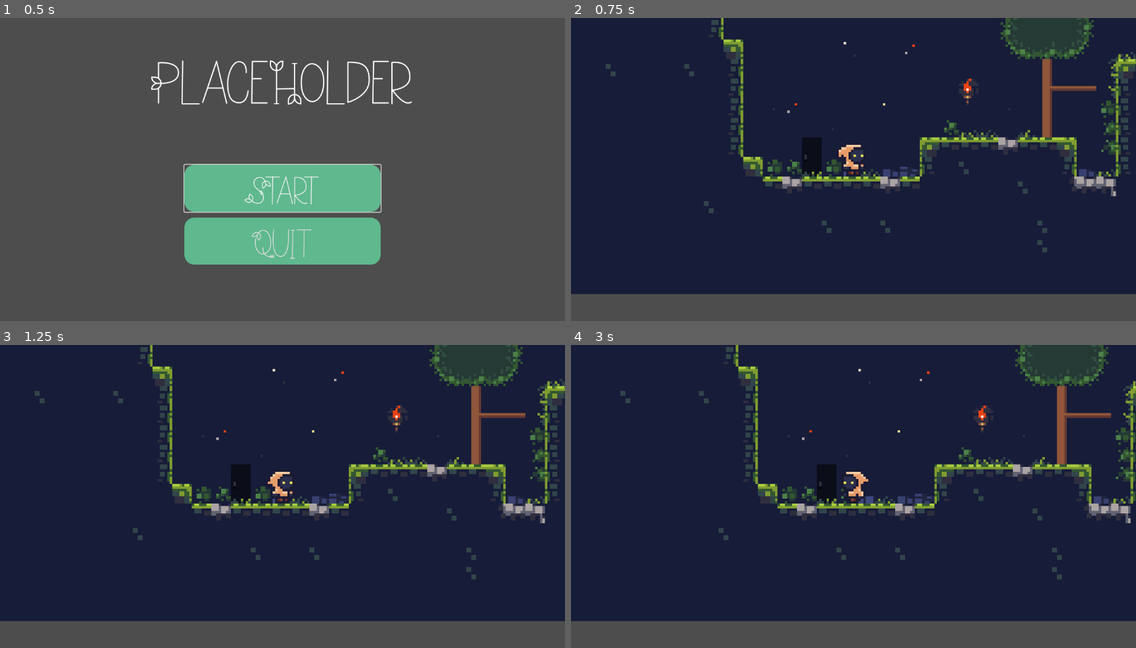
Above: before the commit, frames 1-4 (two rows, left to right).
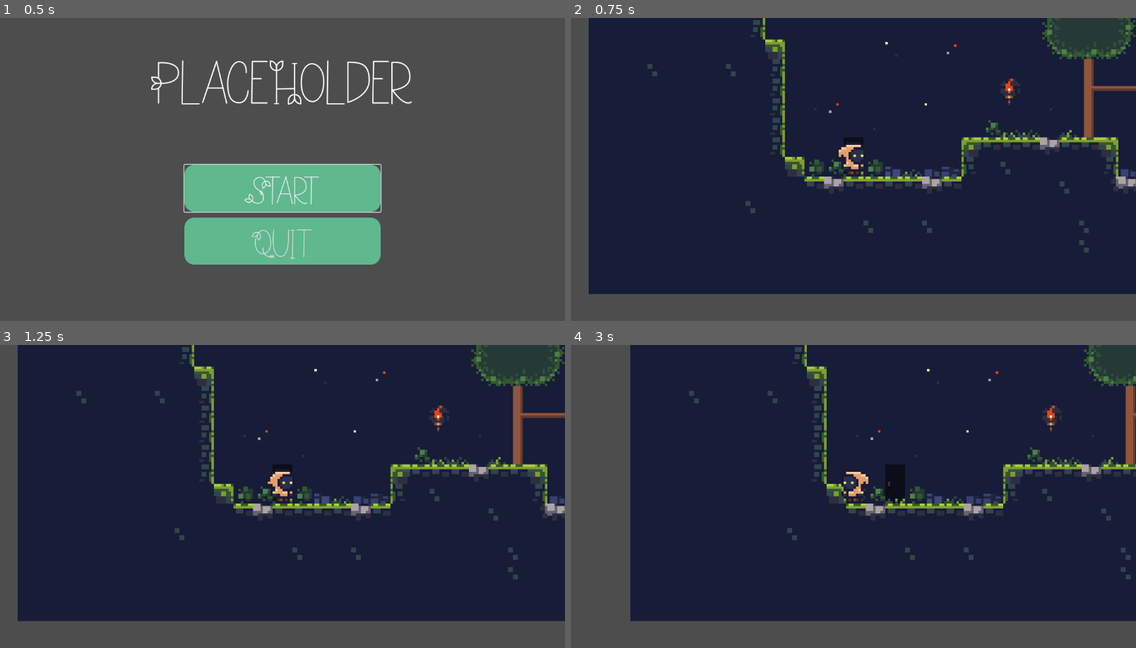
Above: after the commit, the same moments.

Repository: Kkiriya/Dingo25
Game: Godot game, scene res://scenes/menus/main_menu.tscn
Two runs of this game, one before a commit and one after it. Both use one fixed random seed, a clock stepped at 60 frames per second and the inputs below.
Inputs (mouse positions are in pixels of both pictures, inside the frame that each line leads up to):
- Up to frame 1 (0.5 s): no input
- Up to frame 2 (0.75 s): click "Start" at 0.5 s
- Up to frame 3 (1.25 s): no input
- Up to frame 4 (3 s): tap Enter (ui_accept) at 1.25, 1.52 s; move the mouse to (977, 487) at 1.27 s; hold D (right) 1.28-2 s; click (977, 487) at 1.42 s; drag from (740, 520) to (825, 566) at 2.02 s; tap R (reset level, bound only after the commit) at 2.75 s; move the mouse to (910, 432) at 2.77 s; hold A (left) from 2.78 s (still down)

Frame 1 is identical in both runs. In frame 2, 13% of the frame differs, in the area x 0-100%, y 0-92%; in frame 3, 13%; in frame 4, 20%.

Commit message:
added respawn button (r on keyboard or y on controller)

Diff:
--- a/dingo25/project.godot
+++ b/dingo25/project.godot
@@ -103,6 +103,12 @@
 , Object(InputEventJoypadButton,"resource_local_to_scene":false,"resource_name":"","device":-1,"button_index":6,"pressure":0.0,"pressed":true,"script":null)
 ]
 }
+"reset level"={
+"deadzone": 0.5,
+"events": [Object(InputEventKey,"resource_local_to_scene":false,"resource_name":"","device":-1,"window_id":0,"alt_pressed":false,"shift_pressed":false,"ctrl_pressed":false,"meta_pressed":false,"pressed":false,"keycode":0,"physical_keycode":82,"key_label":0,"unicode":114,"location":0,"echo":false,"script":null)
+, Object(InputEventJoypadButton,"resource_local_to_scene":false,"resource_name":"","device":-1,"button_index":3,"pressure":0.0,"pressed":true,"script":null)
+]
+}
 
 [internationalization]
 
--- a/dingo25/scenes/level/level_1.tscn
+++ b/dingo25/scenes/level/level_1.tscn
@@ -1,5 +1,6 @@
-[gd_scene load_steps=5 format=4 uid="uid://bd7woiw85su8m"]
-
+[gd_scene load_steps=6 format=4 uid="uid://bd7woiw85su8m"]
+
+[ext_resource type="Script" path="res://scripts/level_1.gd" id="1_2kj0f"]
 [ext_resource type="Texture2D" uid="uid://dlrmpkxmjypf" path="res://assets/Cavernas_by_Adam_Saltsman.png" id="2_bo4t1"]
 [ext_resource type="PackedScene" uid="uid://cyp2or1qx5lhx" path="res://scenes/player.tscn" id="2_ilx0i"]
 
@@ -272,6 +273,7 @@
 sources/0 = SubResource("TileSetAtlasSource_mttf4")
 
 [node name="Game" type="Node"]
+script = ExtResource("1_2kj0f")
 
 [node name="TileMap" type="Node" parent="."]
 
@@ -285,5 +287,9 @@
 tile_map_data = PackedByteArray("AAAAAAAAAAABAAEAAAABAAAAAAABAAQAAAACAAAAAAABAAEAAAAAAAEAAAAAAAAAAAAAAAIAAAAAAAAAAAAAAA …(28640 unchanged characters)…
 tile_set = SubResource("TileSet_tpk5b")
 
-[node name="Player" parent="." instance=ExtResource("2_ilx0i")]
-position = Vector2(37, -9)
+[node name="Player" parent="." node_paths=PackedStringArray("RespawnPoint") instance=ExtResource("2_ilx0i")]
+position = Vector2(20, -8)
+RespawnPoint = NodePath("../RespawnPoint")
+
+[node name="RespawnPoint" type="Marker2D" parent="."]
+position = Vector2(20, -13)
--- a/dingo25/scripts/level_1.gd
+++ b/dingo25/scripts/level_1.gd
@@ -1,9 +1,12 @@
 extends Node
-
+@onready var player = get_node("Player")
+@onready var respawnPoint = get_node("RespawnPoint")
 
 # Called when the node enters the scene tree for the first time.
 func _ready() -> void:
-	pass # Replace with function body.
+	if Input.is_action_just_pressed("reset level"):
+		player.position = respawnPoint.location
+	pass
 
 
 # Called every frame. 'delta' is the elapsed time since the previous frame.
--- a/dingo25/scripts/player_controller.gd
+++ b/dingo25/scripts/player_controller.gd
@@ -3,6 +3,7 @@
 
 @export var speed =10
 @export var jump_velocity = 10
+@export var RespawnPoint : Marker2D
 
 var speed_multiplier = 30
 var jump_multiplier = -30
@@ -17,6 +18,10 @@
 	#go back to menu
 	if Input.is_action_just_pressed("menu"):
 		get_tree().change_scene_to_file("res://scenes/menus/main_menu.tscn")
+
+	#respawn
+	if Input.is_action_just_pressed("reset level"):
+		global_position = RespawnPoint.position
 
 	# Add the gravity.
 	if not is_on_floor():
